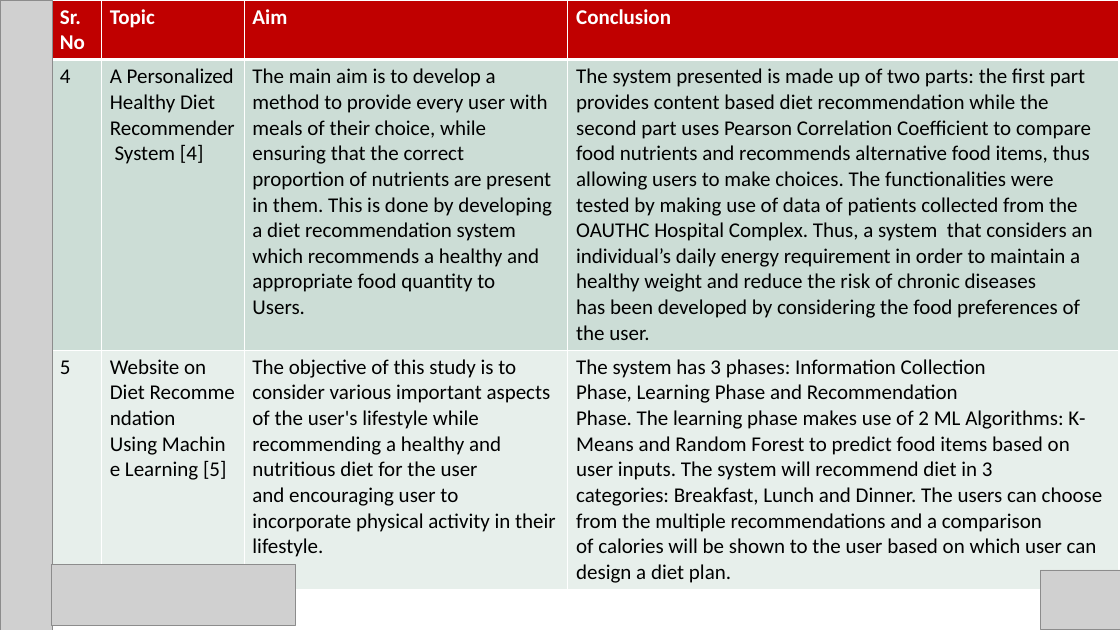
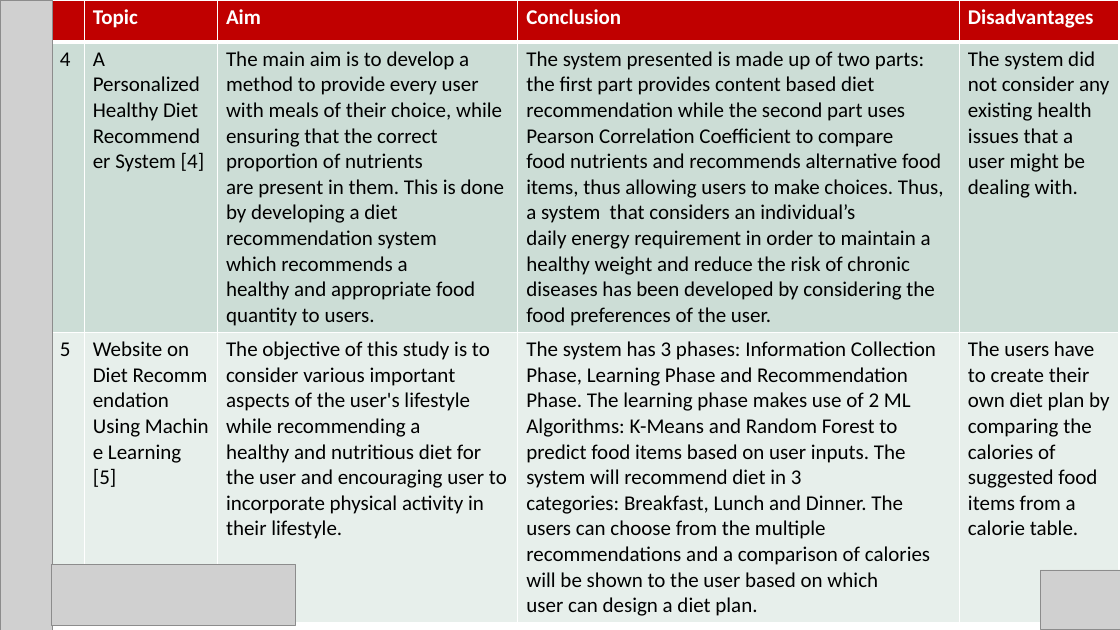
Before and after one commit to Bhavik-20/FitNoQuit-WebApp, a slide deck: slide 5 of Documents/FitNoQuit_Viva PPT.pptx. Drawn at 1120x630 pixels with LibreOffice and Linux fonts; fonts in the diff are those of the drawing; grey boxes stand for pictures. Boxes give left, top, right and bottom in pixels: in the first picture for what was removed or moved away, otherwise in the second. Text is boxed around its words. In the diff, an @@ line names an element or a change of style, - is before the commit and + after.

Commit message:
update in ppt

```diff
--- a/Documents/FitNoQuit_Viva PPT.pptx
+++ b/Documents/FitNoQuit_Viva PPT.pptx
@@ table at <box>51,0,1119,620</box> @@
-column 1, row 1: Sr. No
+column 1, row 1: 
-column 3: Aim | The main aim is to develop a method to provide every user with meals of their choice, while ensuring that the correct proportion of nutrients are present in them. This is done by developing a diet recommendation system which recommends a healthy and appropriate food quantity to / Users. | The objective of this study is to consider various important aspects of the user's lifestyle while recommending a healthy and nutritious diet for the user and encouraging user to incorporate physical activity in their lifestyle.
-column 4: Conclusion | The system presented is made up of two parts: the first part provides content based diet recommendation while the second part uses Pearson Correlation Coefficient to compare food nutrients and recommends alternative food items, thus allowing users to make choices. The functionalities were tested by making use of data of patients collected from the OAUTHC Hospital Complex. Thus, a system that considers an individual’s daily energy requirement in order to maintain a healthy weight and reduce the risk of chronic diseases has been developed by considering the food preferences of the user. | The system has 3 phases: Information Collection Phase, Learning Phase and Recommendation Phase. The learning phase makes use of 2 ML Algorithms: K-Means and Random Forest to predict food items based on user inputs. The system will recommend diet in 3 categories: Breakfast, Lunch and Dinner. The users can choose from the multiple recommendations and a comparison of calories will be shown to the user based on which user can design a diet plan.
+column 3: Aim | The main aim is to develop a method to provide every user with meals of their choice, while ensuring that the correct proportion of nutrients are present in them. This is done by developing a diet recommendation system which recommends a healthy and appropriate food quantity to users. | The objective of this study is to consider various important aspects of the user's lifestyle while recommending a healthy and nutritious diet for the user and encouraging user to incorporate physical activity in their lifestyle.
+column 4: Conclusion | The system presented is made up of two parts: the first part provides content based diet recommendation while the second part uses Pearson Correlation Coefficient to compare food nutrients and recommends alternative food items, thus allowing users to make choices. Thus, a system that considers an individual’s daily energy requirement in order to maintain a healthy weight and reduce the risk of chronic diseases has been developed by considering the food preferences of the user. | The system has 3 phases: Information Collection Phase, Learning Phase and Recommendation Phase. The learning phase makes use of 2 ML Algorithms: K-Means and Random Forest to predict food items based on user inputs. The system will recommend diet in 3 categories: Breakfast, Lunch and Dinner. The users can choose from the multiple recommendations and a comparison of calories will be shown to the user based on which user can design a diet plan.
+column 5: Disadvantages | The system did not consider any existing health issues that a user might be dealing with. | The users have to create their own diet plan by comparing the calories of suggested food items from a calorie table.
```
Also in this commit, not shown: 2 other slides changed, 1 slide added, 2 other files.
